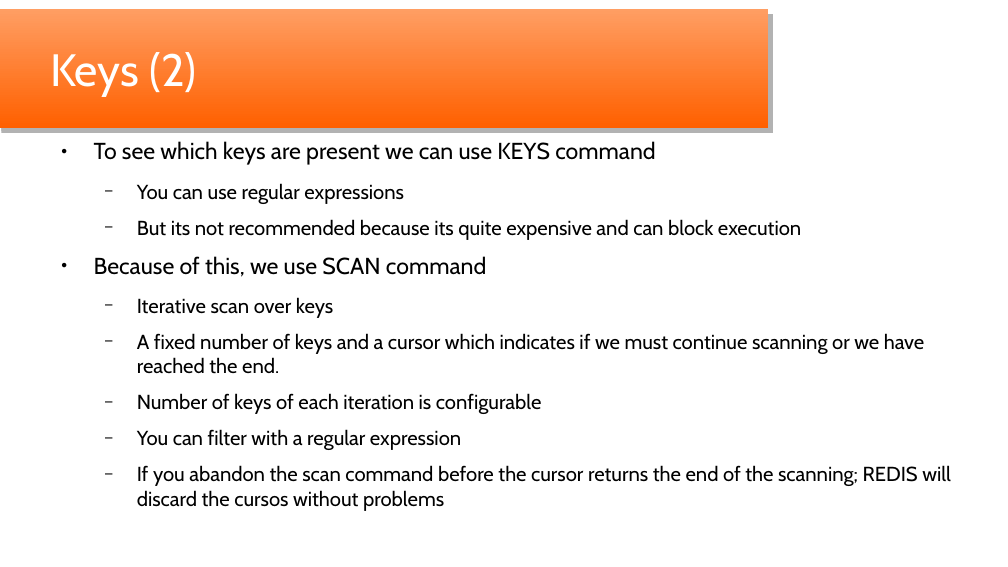
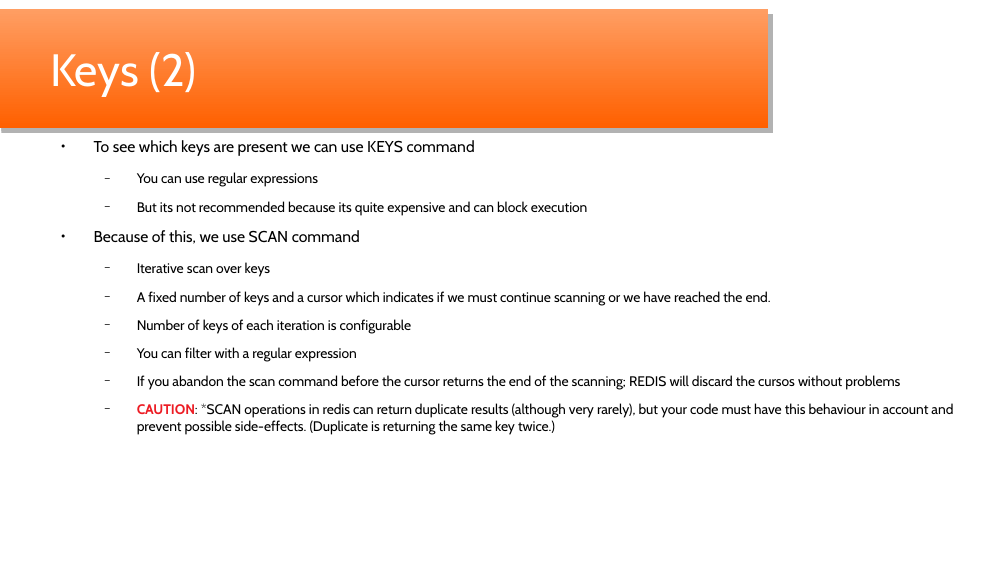
Before and after one commit to oscar-besga-panel/YaitRedisAndJedis, a slide deck: slide 10 of YaitRedisJedis_en.odp. Drawn at 1008x567 pixels with LibreOffice and Linux fonts; fonts in the diff are those of the drawing; background and template pictures are left out. Boxes give left, top, right and bottom in pixels: in the first picture for what was removed or moved away, otherwise in the second. Text is boxed around its words. In the diff, an @@ line names an element or a change of style, - is before the commit and + after.

Commit message:
Complete for version 1.2
Scan operations can retunr duplicates: noted on presentations and code

```diff
--- a/YaitRedisJedis_en.odp
+++ b/YaitRedisJedis_en.odp
@@ text at (94, 140, 900, 390): size 18.2 to 12.3 pt in "To see which keys are present we ...", "Because of this, we use SCAN command"; size 16 to 10.8 pt in "You can use regular expressions", "But its not recommended because its quite ...", "Iterative scan over keys", "A fixed number of keys and a ..." and 3 more places @@
@@ text at (137, 403, 953, 435): paragraph added @@
+  − CAUTION: *SCAN operations in redis can return duplicate results (although very rarely), but your code must have this behaviour in account and prevent possible side-effects. (Duplicate is returning the same key twice.)
```
Also in this commit, not shown: 1 other slide changed, 5 other files.
